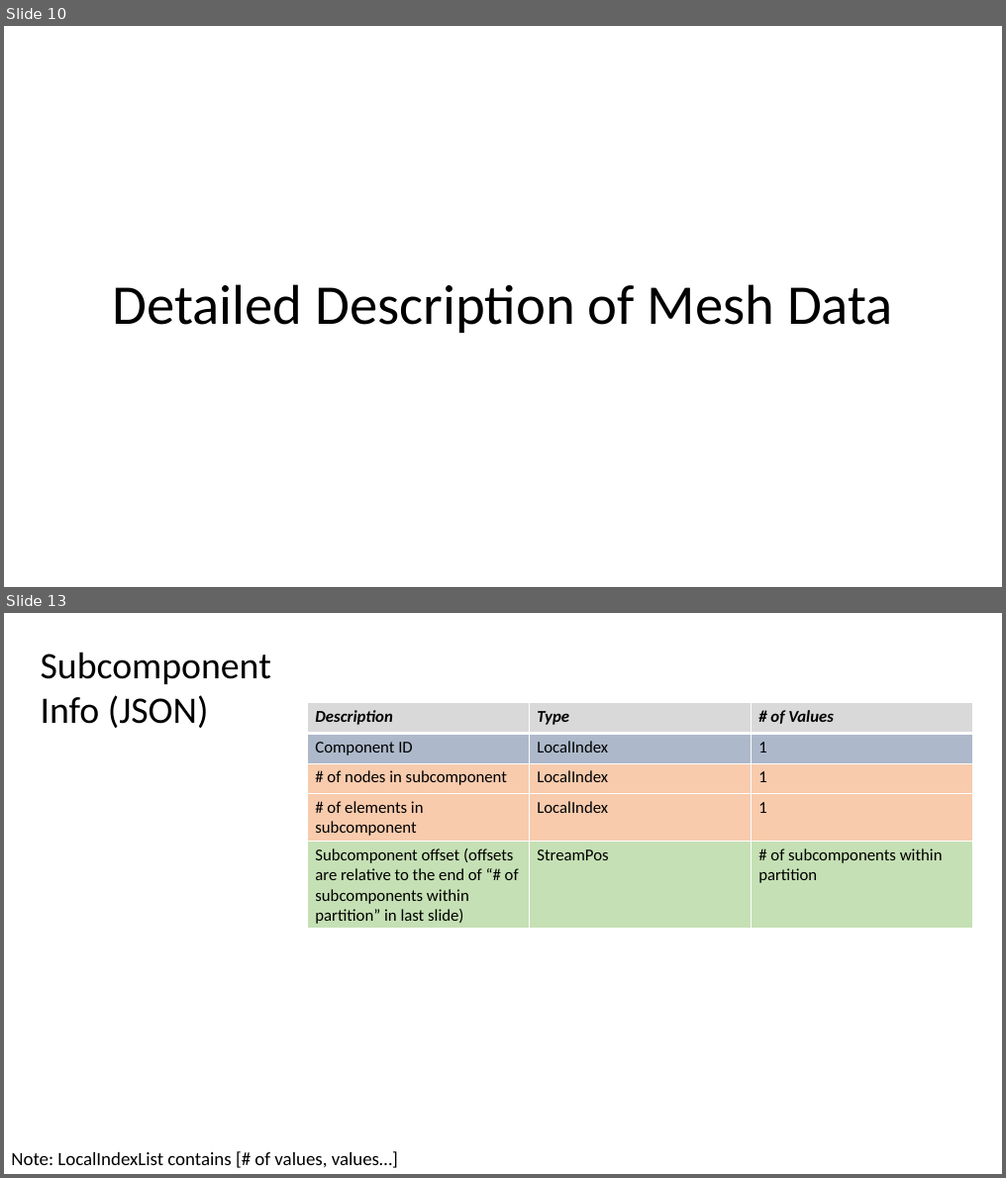
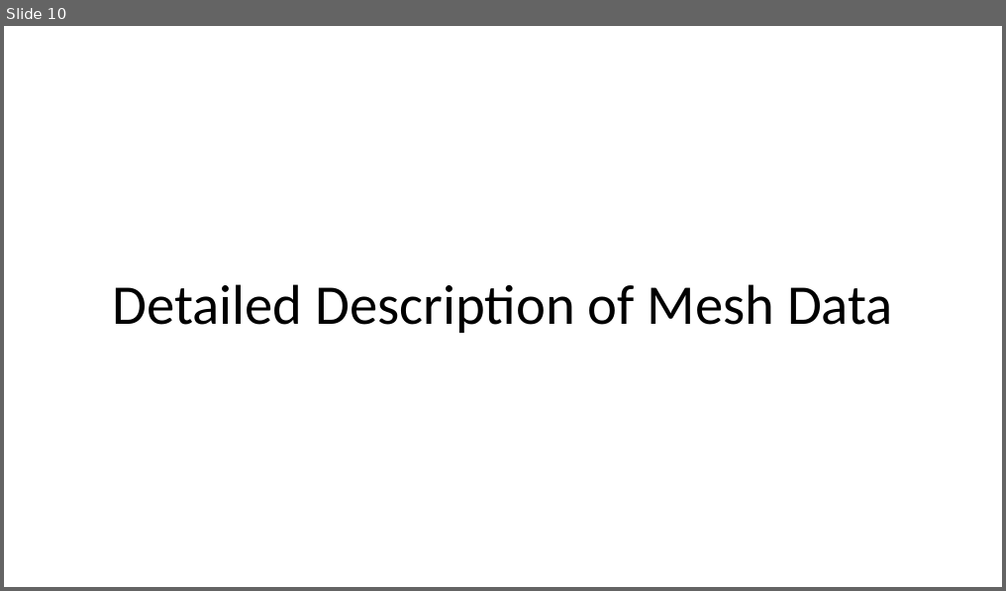
Before and after one commit to afrl/sheff-fea-io, a slide deck: docs/FormatSpecification.pptx. Shown one above the other, each under a label of ours: slides 10 and 13 before the commit, slide 10 after it; the slides between them are not shown. The pictures are 1006x1178 and 1006x591 pixels, drawn with LibreOffice and Linux fonts; fonts in the diff are those of the drawing. Boxes give left, top, right and bottom in pixels: in the first picture for what was removed or moved away, otherwise in the second. Text is boxed around its words. In the diff, an @@ line names an element or a change of style, - is before the commit and + after.

```diff
--- a/docs/FormatSpecification.pptx
+++ b/docs/FormatSpecification.pptx
@@ slide 13 removed at <box>4,613,1002,1174</box>, background #FFFFFF @@
@@ text removed at <box>41,652,271,728</box> @@
-Subcomponent Info (JSON)
@@ table removed at <box>308,703,973,929</box>, 5 rows, 3 columns @@
-Description | Type | # of Values
-Component ID | LocalIndex | 1
-# of nodes in subcomponent | LocalIndex | 1
-# of elements in subcomponent | LocalIndex | 1
-Subcomponent offset (offsets are relative to the end of “# of subcomponents within partition” in last slide) | StreamPos | # of subcomponents within partition
@@ text removed at <box>11,1152,398,1168</box> @@
-Note: LocalIndexList contains [# of values, values…]
```
Also in this commit, not shown: 4 slides changed, 2 slides added, 1 other slide removed, 8 other files.
